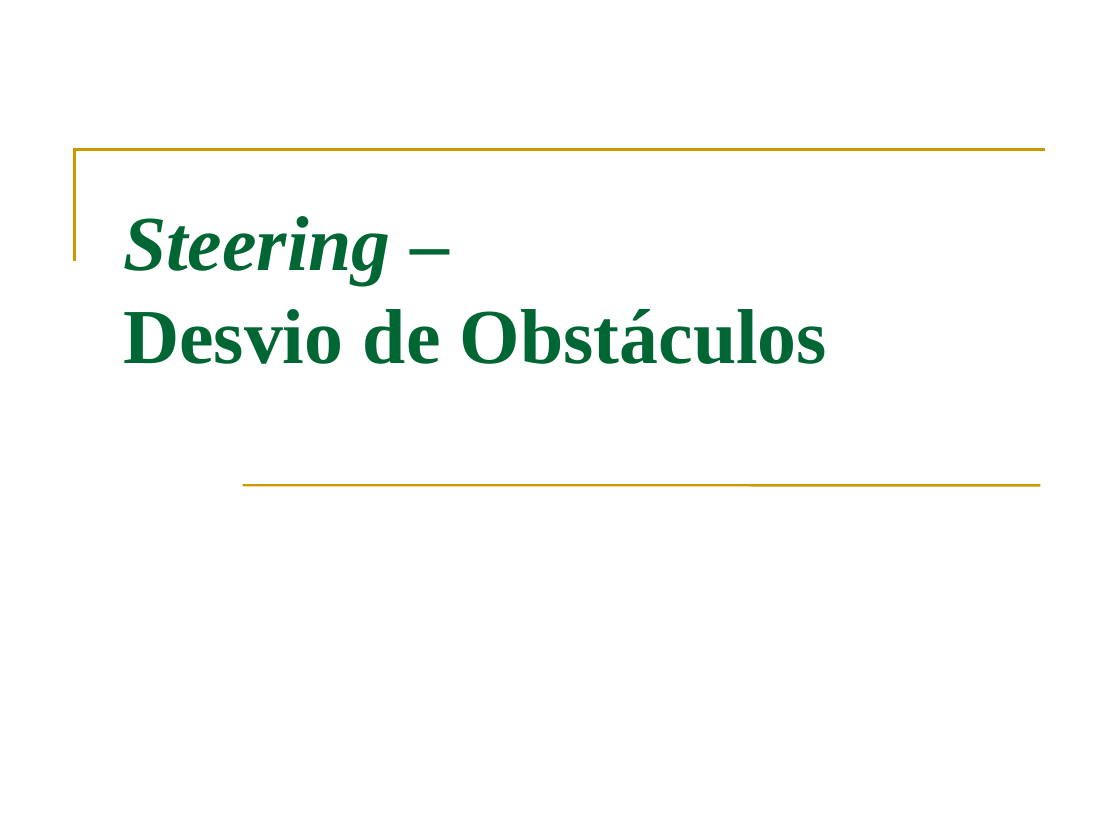
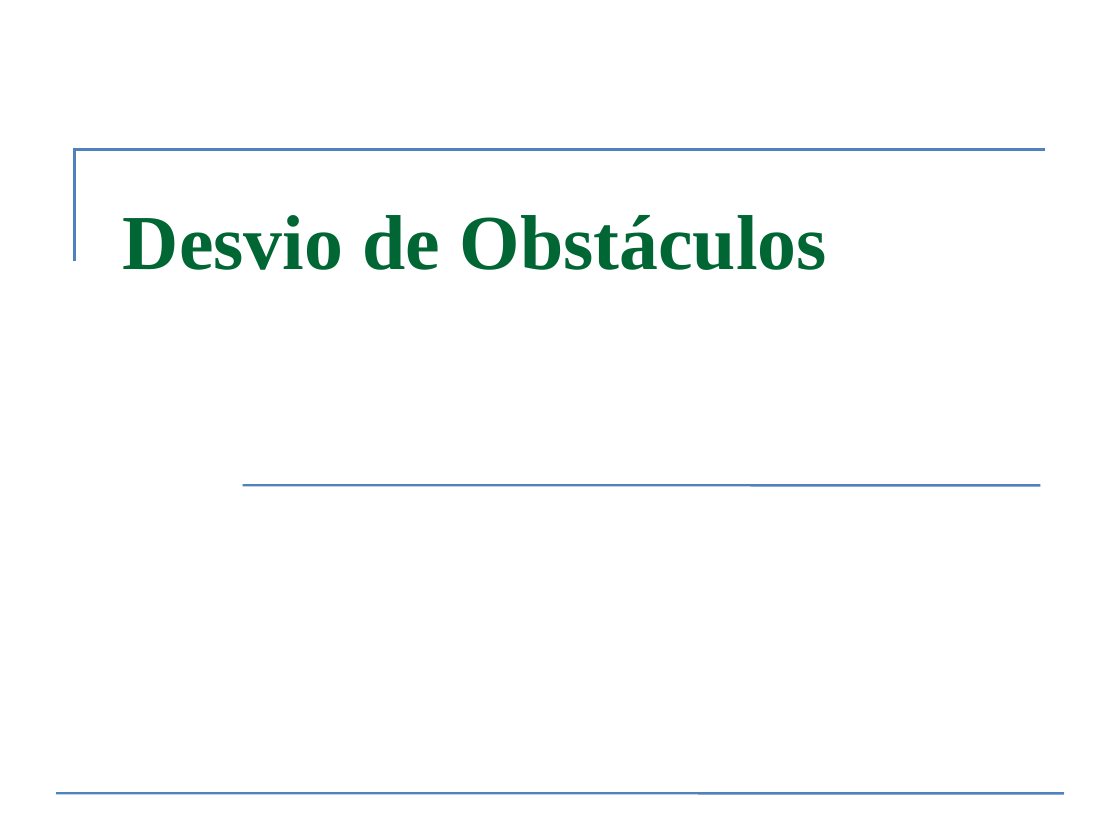
Before and after one commit to fegemo/cefet-games, a slide deck: slide 30 of attachments/IA 03 - Movimentação Simples.pptx (slide 32 before the commit). Drawn at 1120x840 pixels with LibreOffice and Linux fonts; fonts in the diff are those of the drawing. Boxes give left, top, right and bottom in pixels: in the first picture for what was removed or moved away, otherwise in the second. Text is boxed around its words. In the diff, an @@ line names an element or a change of style, - is before the commit and + after.

```diff
--- a/attachments/IA 03 - Movimentação Simples.pptx
+++ b/attachments/IA 03 - Movimentação Simples.pptx
@@ freeform shape at [75, 149, 1046, 261]: outline #CC9900 2 pt to #4F81BD 2.01 pt @@
@@ text at [123, 215, 827, 270]: text changed @@
-Steering –
-Desvio de Obstáculos
+Desvio de Obstáculos
@@ line (243, 485) - (1040, 485): stroke #CC9900 1.5 pt to #4F81BD 1.5 pt @@
@@ line added from (56, 793) to (1064, 793), #4F81BD 1.5 pt @@
```
Also in this commit, not shown: 43 other slides changed, 42 slides removed, 2 other files.
